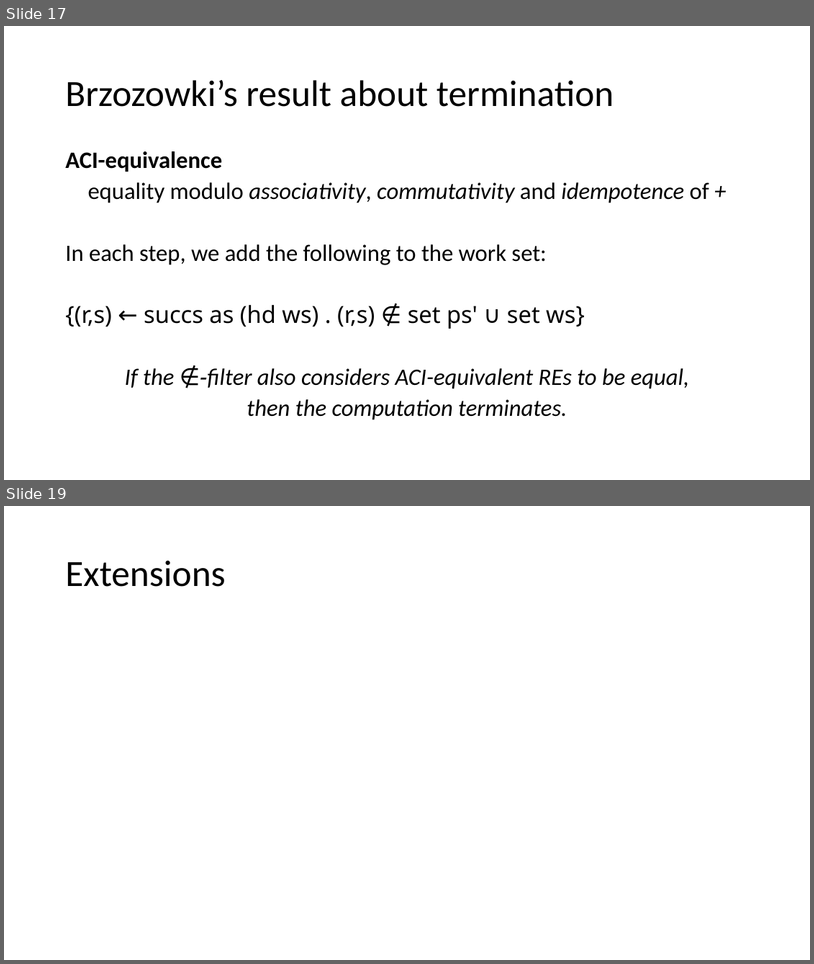
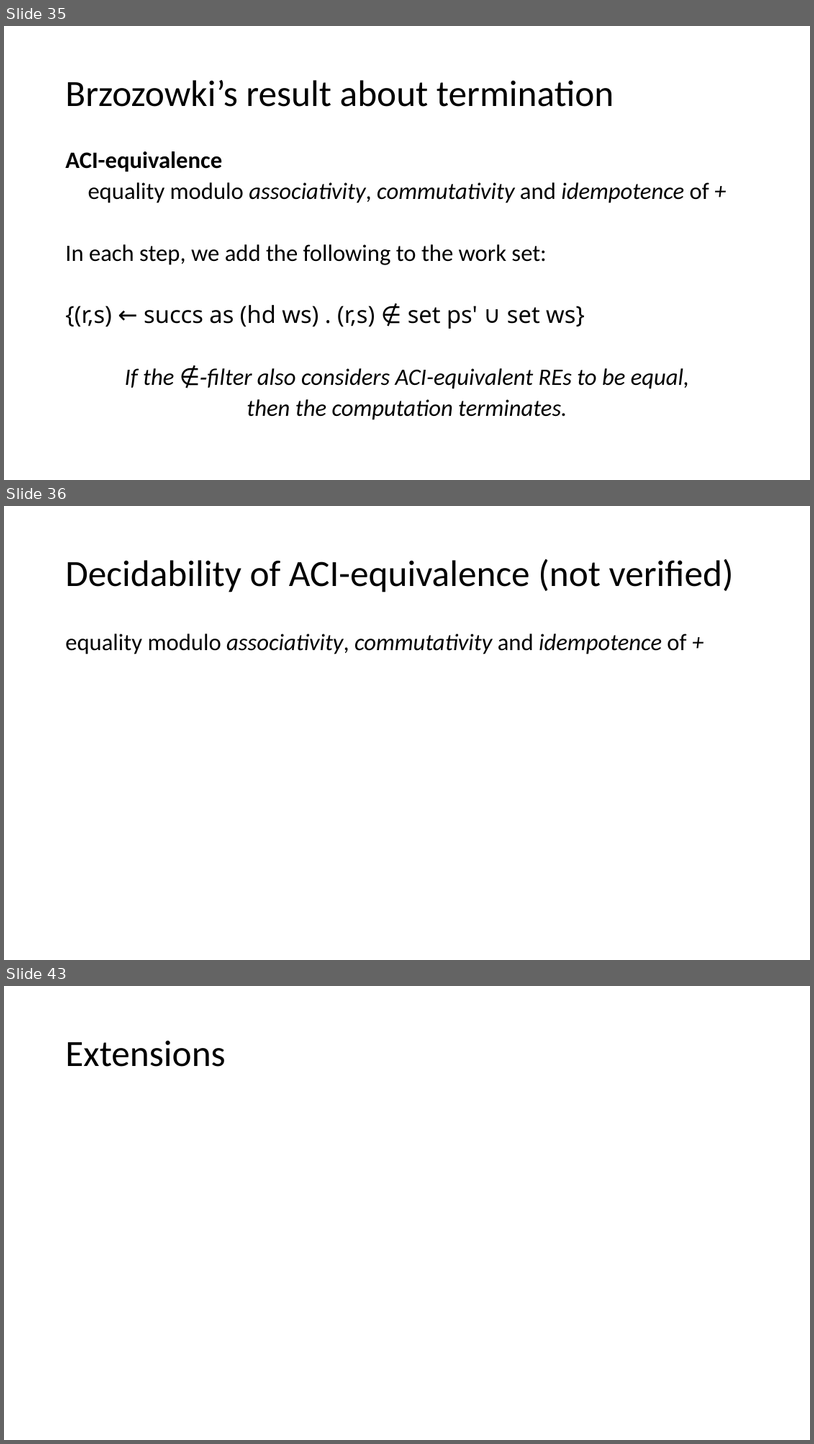
Before and after one commit to Helli/fds_seminar, a slide deck: slides.pptx. Shown one above the other, each under a label of ours: slides 17 and 19 before the commit, slides 35, 36 and 43 after it; the slides between them are not shown. The pictures are 814x964 and 814x1444 pixels, drawn with LibreOffice and Linux fonts; fonts in the diff are those of the drawing; grey boxes stand for pictures. Boxes give left, top, right and bottom in pixels: in the first picture for what was removed or moved away, otherwise in the second. Text is boxed around its words. In the diff, an @@ line names an element or a change of style, - is before the commit and + after.

```diff
--- a/slides.pptx
+++ b/slides.pptx
@@ slide 36 added at (x1=4, y1=506, x2=810, y2=960), background #FFFFFF @@
@@ title added at (x1=65, y1=559, x2=734, y2=592), 44 pt, text #000000 @@
+Decidability of ACI-equivalence (not verified)
@@ text added at (x1=65, y1=633, x2=687, y2=654), 28 pt, text #000000, italic @@
+equality modulo associativity, commutativity and idempotence of +
@@ what was slide 17 is now slide 35 @@
@@ what was slide 19 is now slide 43 @@
```
Also in this commit, not shown: 1 slide changed, 26 other slides added, 2 slides removed, 1 other file.
